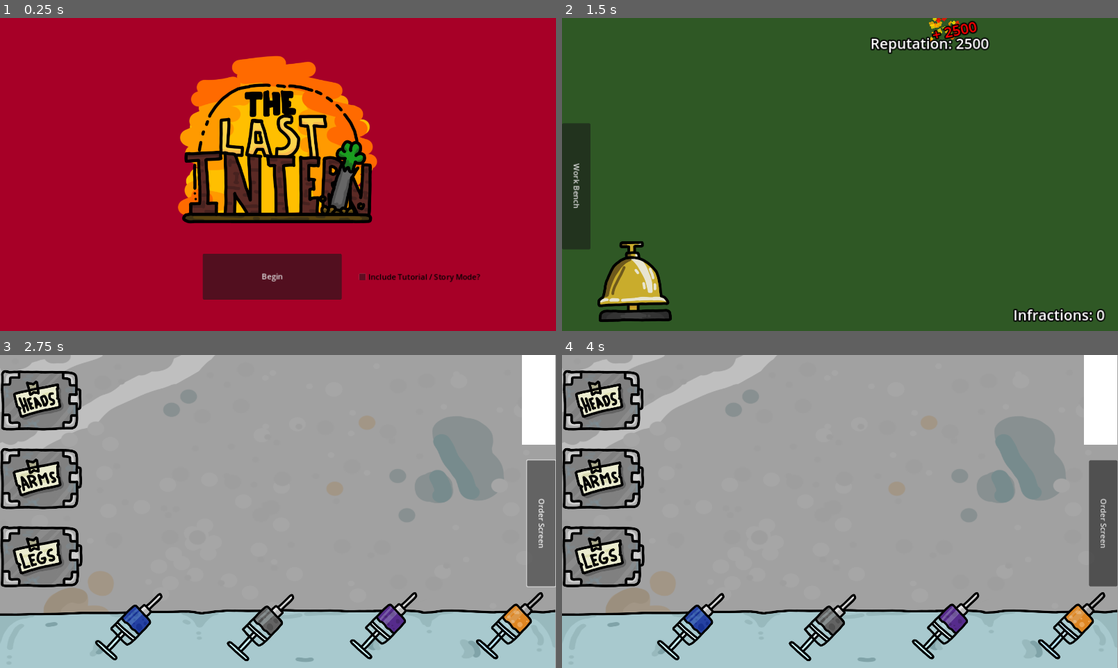
Above: before the commit, frames 1-4 (two rows, left to right).
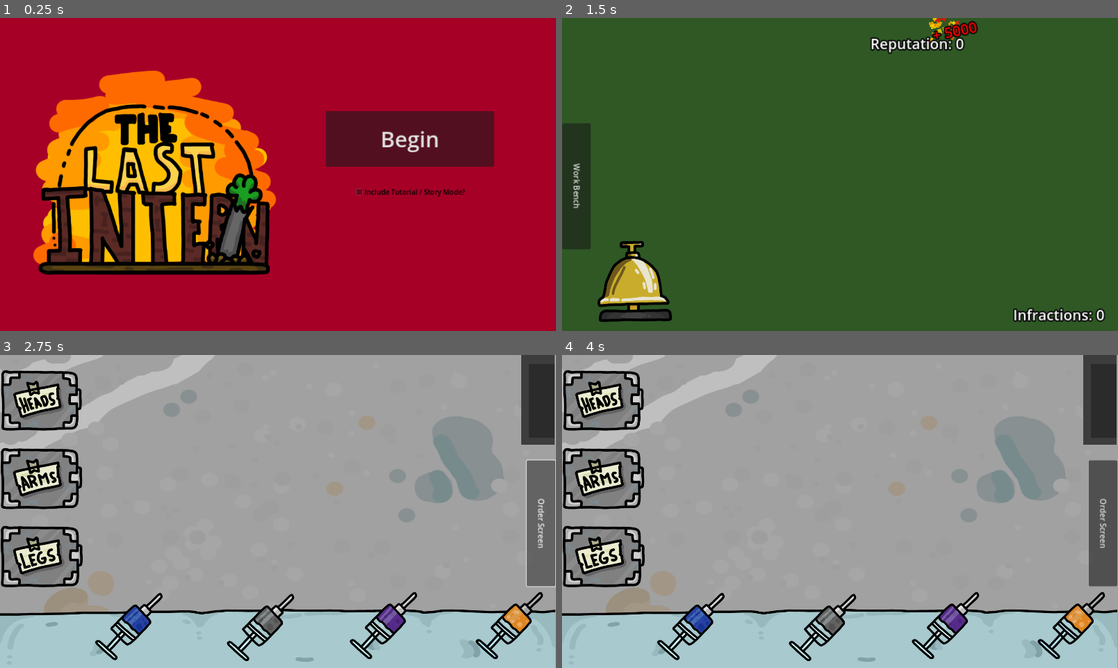
Above: after the commit, the same moments.

Repository: FakeAppleSauce/Minigame-Jam-Game
Game: Godot game, scene res://Scenes/home_page.tscn
Same seed, same stepped clock (60 frames per second), same inputs: the game is played once before the commit and once after it.
Inputs (mouse positions are in pixels of both pictures, inside the frame that each line leads up to):
- Up to frame 1 (0.25 s): no input
- Up to frame 2 (1.5 s): click "Begin" at 0.5 s; click (634, 280) at 1.25 s
- Up to frame 3 (2.75 s): click "Work Bench" at 2 s
- Up to frame 4 (4 s): click (689, 624) at 2.75 s; click (945, 624) at 3.5 s

The runs differ from the first frame. In frame 1, 40% of the frame differs, in the area x 6-89%, y 12-90%; in frame 2, 1.0%; in frame 3, 3.3%; in frame 4, 3.3%.

Commit message:
final push maybe idk

Diff:
--- a/Code/control.gd
+++ b/Code/control.gd
@@ -9,6 +9,7 @@
 @onready var order_number: Label = $"../OrderScreen/CurrentOrder/orderNumber"
 @onready var rep_multiplier: Label = $repMultiplier
 @onready var multiplier_particles: CPUParticles2D = $repMultiplier/multiplierParticles
+@onready var infractions_particles: CPUParticles2D = $InfractionCounter/infractionsParticles
 
 
 
@@ -194,7 +195,7 @@
 
 		goods = 0
 		order_screen._on_rep_timer_timeout()
-		order_screen.repMultiplier = 50
+		order_screen.repMultiplier = 100
 		change_counters("repMultiplier")
 		Global.createNewOrder()
 		await get_tree().create_timer(0.5).timeout
@@ -249,6 +250,7 @@
 			await get_tree().create_timer(0.1).timeout
 
 	elif counter == "infractions":
+		infractions_particles.emitting = true
 		infraction_counter.text = "Infractions: " + str(Global.infractions)
 		infraction_counter.self_modulate.b = 1 - 1.00/4 * Global.infractions
 		infraction_counter.self_modulate.g = 1 - 1.00/4 * Global.infractions
@@ -260,9 +262,9 @@
 		else:
 			rep_multiplier.text = "+ " + str(round(abs(50 * order_screen.repMultiplier)))
 
-		rep_multiplier.add_theme_color_override("font_color", Color(1, 1- 1.00/50 * (order_screen.repMultiplier), 1 - 1.00/50 * (order_screen.repMultiplier), 1))
-		multiplierCurrentShake = order_screen.repMultiplier/10
-		multiplier_particles.scale_amount_max = 10.0000/50 * order_screen.repMultiplier
+		rep_multiplier.add_theme_color_override("font_color", Color(1, 1- 1.00/100 * (order_screen.repMultiplier), 1 - 1.00/100 * (order_screen.repMultiplier), 1))
+		multiplierCurrentShake = order_screen.repMultiplier/40
+		multiplier_particles.scale_amount_max = 10.0000/100 * order_screen.repMultiplier
 
 	elif counter == "order_number":
 		order_number.text = str(Global.orderNumber)
--- a/Code/order_screen.gd
+++ b/Code/order_screen.gd
@@ -43,7 +43,7 @@
 var overlappingRL = false
 var overlappingH = false
 
-var repMultiplier = 50
+var repMultiplier = 0
 
 # Called when the node enters the scene tree for the first time.
 func _ready() -> void:
@@ -241,7 +241,7 @@
 
 func _on_rep_timer_timeout() -> void:
 	if Global.orderNumber != 5 && Global.orderNumber != 9 && Global.orderNumber != 13 && Global.orderNumber != 17:
-		if repMultiplier == 50:
+		if repMultiplier == 100:
 			await get_tree().create_timer(4).timeout
 
 		if Global.orderNumber <= 24:
--- a/Scenes/MainGame.tscn
+++ b/Scenes/MainGame.tscn
@@ -256,6 +256,18 @@
 [sub_resource type="RectangleShape2D" id="RectangleShape2D_eqlhv"]
 size = Vector2(69, 187)
 
+[sub_resource type="Gradient" id="Gradient_fsgq5"]
+offsets = PackedFloat32Array(0.00666667, 1)
+colors = PackedColorArray(0.278431, 0, 0, 1, 1, 0, 0, 0.858824)
+
+[sub_resource type="Gradient" id="Gradient_p23fu"]
+colors = PackedColorArray(0.372549, 0, 0, 1, 0.996078, 0, 0, 0.909804)
+
+[sub_resource type="Curve" id="Curve_f16qn"]
+min_value = -1.0
+_data = [Vector2(0, 0.351544), 0.0, 0.0, 0, 0, Vector2(1, 1), 0.0, 0.0, 0, 0]
+point_count = 2
+
 [sub_resource type="Gradient" id="Gradient_snwts"]
 colors = PackedColorArray(1, 0, 0, 1, 1, 1, 0, 1)
 
@@ -689,13 +701,24 @@
 offset_right = 1152.0
 offset_bottom = 187.0
 mouse_filter = 2
+color = Color(0.237539, 0.237539, 0.237539, 1)
 
 [node name="Area2D" type="Area2D" parent="WorkBench/Chute"]
 position = Vector2(8, 0)
 
 [node name="CollisionShape2D" type="CollisionShape2D" parent="WorkBench/Chute/Area2D"]
-position = Vector2(27.5, 93.5)
+z_index = 1
+position = Vector2(27, 94)
 shape = SubResource("RectangleShape2D_eqlhv")
+
+[node name="ColorRect" type="ColorRect" parent="WorkBench/Chute"]
+layout_mode = 0
+offset_left = 16.0
+offset_top = 19.0
+offset_right = 69.0
+offset_bottom = 172.0
+mouse_filter = 2
+color = Color(0.169245, 0.169245, 0.169245, 1)
 
 [node name="Needles" type="Node2D" parent="WorkBench"]
 z_as_relative = false
@@ -753,6 +776,28 @@
 theme_override_font_sizes/font_size = 30
 text = "Infractions: 0"
 
+[node name="infractionsParticles" type="CPUParticles2D" parent="UI/InfractionCounter"]
+position = Vector2(96, 23)
+emitting = false
+amount = 30
+one_shot = true
+emission_shape = 1
+emission_sphere_radius = 30.0
+spread = 180.0
+gravity = Vector2(0, 200)
+initial_velocity_min = 80.81
+initial_velocity_max = 358.59
+angular_velocity_max = 20.0
+angle_min = -589.1
+angle_max = 298.2
+scale_amount_max = 20.0
+color = Color(0, 0, 0, 1)
+color_ramp = SubResource("Gradient_fsgq5")
+color_initial_ramp = SubResource("Gradient_p23fu")
+hue_variation_min = -0.7
+hue_variation_max = 0.58
+hue_variation_curve = SubResource("Curve_f16qn")
+
 [node name="repMultiplier" type="Label" parent="UI"]
 z_index = 10
 layout_mode = 0
@@ -764,7 +809,7 @@
 theme_override_colors/font_color = Color(1, 0.0627451, 0, 1)
 theme_override_constants/outline_size = 10
 theme_override_font_sizes/font_size = 30
-text = "x 1"
+text = "+ 0"
 
 [node name="multiplierParticles" type="CPUParticles2D" parent="UI/repMultiplier"]
 self_modulate = Color(1, 1, 1, 0.772549)
@@ -787,6 +832,7 @@
 anchors_preset = 0
 offset_right = 40.0
 offset_bottom = 40.0
+mouse_filter = 2
 
 [node name="speechBubble" type="Control" parent="UI/Tutorial Stuff"]
 anchors_preset = 0
@@ -794,12 +840,14 @@
 offset_top = 32.0
 offset_right = 351.0
 offset_bottom = 209.0
+mouse_filter = 2
 
 [node name="speechBubbleBG" type="ColorRect" parent="UI/Tutorial Stuff/speechBubble"]
 clip_contents = true
 layout_mode = 0
 offset_right = 314.0
 offset_bottom = 158.0
+mouse_filter = 2
 color = Color(0, 0, 0, 0.607843)
 
 [node name="speechBubbleBG2" type="ColorRect" parent="UI/Tutorial Stuff/speechBubble"]
@@ -808,6 +856,7 @@
 offset_top = 6.0
 offset_right = 309.0
 offset_bottom = 153.0
+mouse_filter = 2
 color = Color(0.776471, 0.768627, 0, 0.682353)
 
 [node name="speechText" type="Label" parent="UI/Tutorial Stuff/speechBubble"]
@@ -851,6 +900,7 @@
 
 [node name="Camera2D" type="Camera2D" parent="."]
 position = Vector2(576, 325)
+zoom = Vector2(1.11, 1.11)
 
 [connection signal="pressed" from="OrderScreen/sendOrderButton" to="UI" method="_on_send_order_pressed"]
 [connection signal="body_entered" from="OrderScreen/ZombieBuild/leftArm/leftArmConnector" to="OrderScreen" method="_on_left_arm_connector_body_entered"]
--- a/Scenes/home_page.tscn
+++ b/Scenes/home_page.tscn
@@ -12,31 +12,30 @@
 
 [node name="ColorRect" type="ColorRect" parent="."]
 layout_mode = 0
-offset_left = -29.0
-offset_top = -28.0
-offset_right = 1183.0
-offset_bottom = 697.0
+offset_right = 1282.0
+offset_bottom = 725.0
 color = Color(0.656073, 0, 0.155266, 1)
 
 [node name="Title" type="Sprite2D" parent="."]
-position = Vector2(575, 266)
-scale = Vector2(0.82775, 0.82775)
+position = Vector2(356, 375)
+scale = Vector2(1.12091, 1.12091)
 texture = ExtResource("2_fetak")
 
 [node name="StartButton" type="Button" parent="."]
 layout_mode = 0
-offset_left = 420.0
-offset_top = 488.0
-offset_right = 708.0
-offset_bottom = 583.0
+offset_left = 750.0
+offset_top = 214.0
+offset_right = 1138.0
+offset_bottom = 342.0
+theme_override_font_sizes/font_size = 50
 text = "Begin"
 
 [node name="tutorial" type="CheckBox" parent="."]
 layout_mode = 0
-offset_left = 739.0
-offset_top = 479.0
-offset_right = 896.0
-offset_bottom = 594.0
+offset_left = 815.0
+offset_top = 342.0
+offset_right = 1080.0
+offset_bottom = 459.0
 theme_override_colors/font_color = Color(0, 0, 0, 1)
 text = "Include Tutorial / Story Mode?"
 
--- a/Scenes/limb.tscn
+++ b/Scenes/limb.tscn
@@ -1,9 +1,8 @@
-[gd_scene load_steps=9 format=3 uid="uid://0byordc8db3l"]
+[gd_scene load_steps=8 format=3 uid="uid://0byordc8db3l"]
 
 [ext_resource type="Script" path="res://Code/limb.gd" id="1_b4h7g"]
 [ext_resource type="Texture2D" uid="uid://bvbffphm7enxt" path="res://Textures/Limbs.PNG" id="2_n21ta"]
 [ext_resource type="Texture2D" uid="uid://d1wroerfbfxah" path="res://Textures/MiscStuff.PNG" id="3_jq6aa"]
-[ext_resource type="Texture2D" uid="uid://cv3bhewfbsopa" path="res://Textures/Kitty.PNG" id="4_7wuba"]
 
 [sub_resource type="AtlasTexture" id="AtlasTexture_kkipp"]
 resource_local_to_scene = true
@@ -72,12 +71,11 @@
 
 [node name="attachParticles" type="CPUParticles2D" parent="."]
 emitting = false
-amount = 25
+amount = 40
 lifetime = 0.4
 one_shot = true
 explosiveness = 0.48
 lifetime_randomness = 1.0
-texture = ExtResource("4_7wuba")
 emission_shape = 1
 emission_sphere_radius = 57.89
 spread = 180.0
@@ -86,8 +84,7 @@
 angular_velocity_max = 94.55
 damping_min = 12.626
 damping_max = 18.182
-scale_amount_min = 0.01
-scale_amount_max = 0.05
+scale_amount_max = 20.0
 color = Color(1, 0.180392, 0.0745098, 0.729412)
 
 [connection signal="input_event" from="." to="." method="_on_input_event"]
--- a/project.godot
+++ b/project.godot
@@ -10,7 +10,7 @@
 
 [application]
 
-config/name="Minigame Jam"
+config/name="The Last Intern"
 run/main_scene="res://Scenes/home_page.tscn"
 config/features=PackedStringArray("4.3", "Forward Plus")
 boot_splash/bg_color=Color(0.0618341, 0.168864, 0.0443502, 1)
@@ -22,6 +22,8 @@
 
 [display]
 
+window/size/viewport_width=1280
+window/size/viewport_height=720
 window/stretch/mode="canvas_items"
 
 [input]
@@ -49,5 +51,6 @@
 
 [rendering]
 
-renderer/rendering_method="mobile"
+renderer/rendering_method="gl_compatibility"
+renderer/rendering_method.mobile="gl_compatibility"
 environment/defaults/default_clear_color=Color(0.182984, 0.347103, 0.146579, 1)
Not shown: 1 places in Scenes/MainGame.tscn that only renumber resources
Not shown, changed: export_presets.cfg
Binary file changed: index.icon.png
Not shown, changed: index.html
Not shown, changed: index.pck
